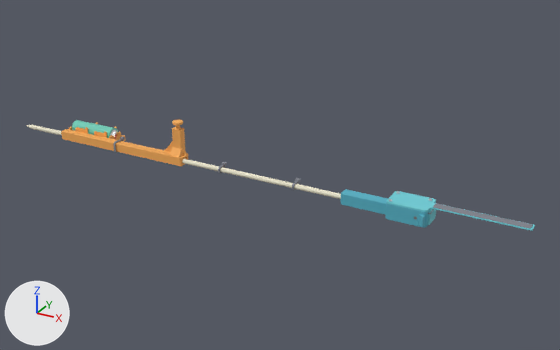
A saved change to the glTF model cad/gpt61/web/dart.glb.
The view is the same before and after, from a camera (50 mm lens) standing at (0.473, -0.717, 0.368) and looking at (0.066, 0.022, -0.001). The axes (+X, +Y, +Z) are drawn at lower left. The lights are the same throughout. The picture after the commit comes second. Vertices at exactly the same position are counted once.

The first picture shows 'antenna', 'body', 'pod_lid', 'pod_shell', 'rod' and 5 more.
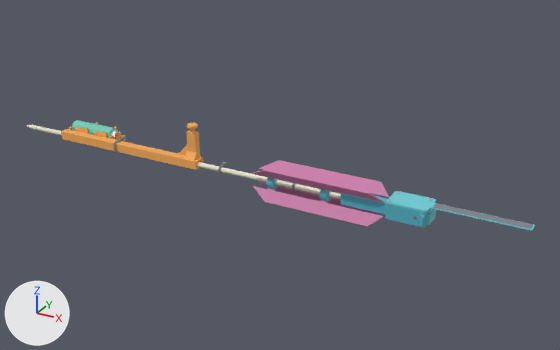
Where the newer file only moved an object's origin or applied its transform, the numbers keep the older frame.

Pixel boxes (x1, y1, x2, y2) of what changed, in the pictures (560 x 350 px; the box of a moved part takes in the faces that stretch with it):
'body', reshaped (11% wider): before (61, 119, 189, 166); after (61, 122, 203, 170)
'tail_fin_3', added (pink): after (253, 186, 384, 227)
'tail_fin_1', added (pink): after (258, 160, 389, 197)
'tail_fin_2', added: after (253, 170, 385, 203)
'tail_fin_4', added: after (259, 181, 381, 215)
'tail_collar_2', added: after (320, 190, 332, 202)
'tail_collar_1', added: after (267, 178, 279, 190)
part 1 of me_body, moved or reshaped: before (161, 119, 189, 166); after (161, 123, 203, 170)

The change, as a list of edits to the scene's bpy script:
```text
Add mat_fin:
    mat_fin = principled_material('fin')
    mat_fin.base_color = (0.63, 0.22, 0.42)  # pink #d081ad
    mat_fin.roughness = 0.72
Change me_body:
    used by ob_body; location = (-0.1543, 0.013, 0.0214)
    remove me_body.from_pydata(...)  # 4869 vertices, 9766 faces; spans x -0.098..0.098, y -0.019..0.019, z -0.027..0.027
    add me_body.from_pydata(...)  # 4868 vertices, 9764 faces; spans x -0.098..0.12, y -0.019..0.019, z -0.027..0.027
    me_body part 1: 354 vertices moved from x 0.063..0.098, y -0.016..-0.001, z -0.027..0.019 to x 0.085..0.12, y -0.016..-0.002, z -0.027..0.019; 858 vertices removed from x 0.063..0.098, y -0.019..0.001, z -0.027..0.027; 857 vertices added at x 0.085..0.12, y -0.019..0.0, z -0.027..0.027
Add me_tail_collar_2:
    me_tail_collar_2.from_pydata(...)  # 292 vertices, 584 faces; spans x -0.004..0.004, y -0.009..0.009, z -0.009..0.009
    me_tail_collar_2.materials.append(mat_pod)  # cyan #55b1c5
Add me_tail_fin_4:
    me_tail_fin_4.from_pydata(...)  # 24 vertices, 44 faces; spans x -0.082..0.082, y -0.007..0.007, z -0.009..0.009
    me_tail_fin_4.materials.append(mat_fin)  # pink #d081ad
Add me_tail_fin_3:
    me_tail_fin_3.from_pydata(...)  # 24 vertices, 44 faces; spans x -0.082..0.082, y -0.007..0.007, z -0.009..0.009
    me_tail_fin_3.materials.append(mat_fin)  # pink #d081ad
Add me_tail_fin_2:
    me_tail_fin_2.from_pydata(...)  # 24 vertices, 44 faces; spans x -0.082..0.082, y -0.007..0.007, z -0.009..0.009
    me_tail_fin_2.materials.append(mat_fin)  # pink #d081ad
Add me_tail_fin_1:
    me_tail_fin_1.from_pydata(...)  # 24 vertices, 44 faces; spans x -0.082..0.082, y -0.007..0.007, z -0.009..0.009
    me_tail_fin_1.materials.append(mat_fin)  # pink #d081ad
Add ob_tail_collar_2:
    ob_tail_collar_2 = bpy.data.objects.new('tail_collar_2', me_tail_collar_2)
    ob_tail_collar_2.location = (0.138, 0.0, 0.0)
Add ob_tail_collar_1:
    ob_tail_collar_1 = bpy.data.objects.new('tail_collar_1', me_tail_collar_2.copy())
    ob_tail_collar_1.location = (0.07, 0.0, 0.0)
Add ob_tail_fin_4:
    ob_tail_fin_4 = bpy.data.objects.new('tail_fin_4', me_tail_fin_4)
    ob_tail_fin_4.location = (0.128, 0.0098, -0.0117)
Add ob_tail_fin_3:
    ob_tail_fin_3 = bpy.data.objects.new('tail_fin_3', me_tail_fin_3)
    ob_tail_fin_3.location = (0.128, -0.0098, -0.0117)
Add ob_tail_fin_2:
    ob_tail_fin_2 = bpy.data.objects.new('tail_fin_2', me_tail_fin_2)
    ob_tail_fin_2.location = (0.128, -0.0098, 0.0117)
Add ob_tail_fin_1:
    ob_tail_fin_1 = bpy.data.objects.new('tail_fin_1', me_tail_fin_1)
    ob_tail_fin_1.location = (0.128, 0.0098, 0.0117)
```
